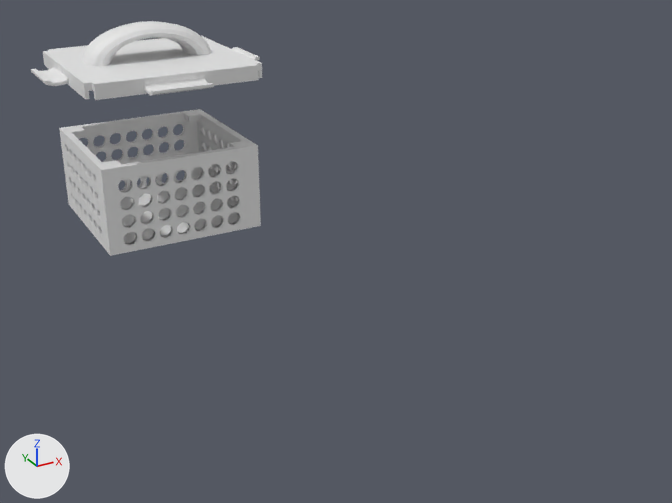
The Blender file 3D Models/Caixa Esp32/Caixa completa.blend, before and after one commit.
One viewpoint serves both versions: a camera (50 mm lens) standing at (-0.11, -0.634, 0.279) and looking at (0.233, -0.01, -0.033). Arrows for +X, +Y and +Z are at lower left; the lights stay in place.

Objects in the first picture: 'Caixa Montada', 'Tampa finalizada'.
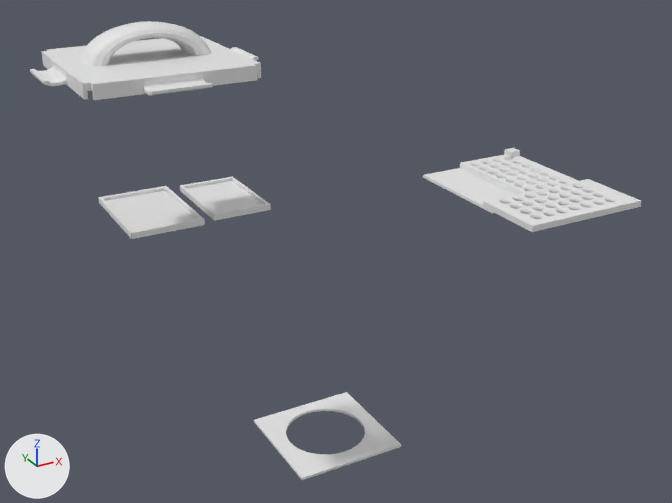
Pixel boxes (x1, y1, x2, y2) of what changed, in the pictures (672 x 503 px):
'Caixa Montada', deleted: before (59, 109, 261, 256)
'Tampa finalizada', moved: before (31, 21, 262, 100); after (30, 21, 261, 100)
'Parede_maior_impressao', shown: after (483, 179, 641, 232)
'Tampa_impressao', shown: after (254, 392, 401, 480)
'Fundo_impressao.001', shown: after (98, 186, 205, 239)
'Parede_menor_impressao.001', shown: after (460, 155, 578, 194)
'Berço esp', shown: after (180, 176, 271, 221)
'Fundo_impressao', shown: after (423, 168, 514, 213)
'Quadrado_impressão.003', shown: after (504, 148, 520, 157)

What the commit changed:
Object 'Tampa_impressao' (ob_tampa_impressao) is now shown.
Object 'Parede_maior_impressao' (ob_parede_maior_impressao) is now shown.
Object 'Fundo_impressao' (ob_fundo_impressao) is now shown.
Object 'Berço esp' (ob_berço_esp) is now shown.
Object 'Fundo_impressao.001' (ob_fundo_impressao_001) is now shown.
Object 'Parede_menor_impressao.001' (ob_parede_menor_impressao_001) is now shown.
Object 'Quadrado_impressão.003' (ob_quadrado_impressão_003) is now shown.
Object 'Caixa Montada' (ob_caixa_montada) is deleted.
Object 'Tampa finalizada' (ob_tampa_finalizada) moves from (0.0799, 0.0578, 0.1373) to (0.079, 0.0578, 0.1373).
